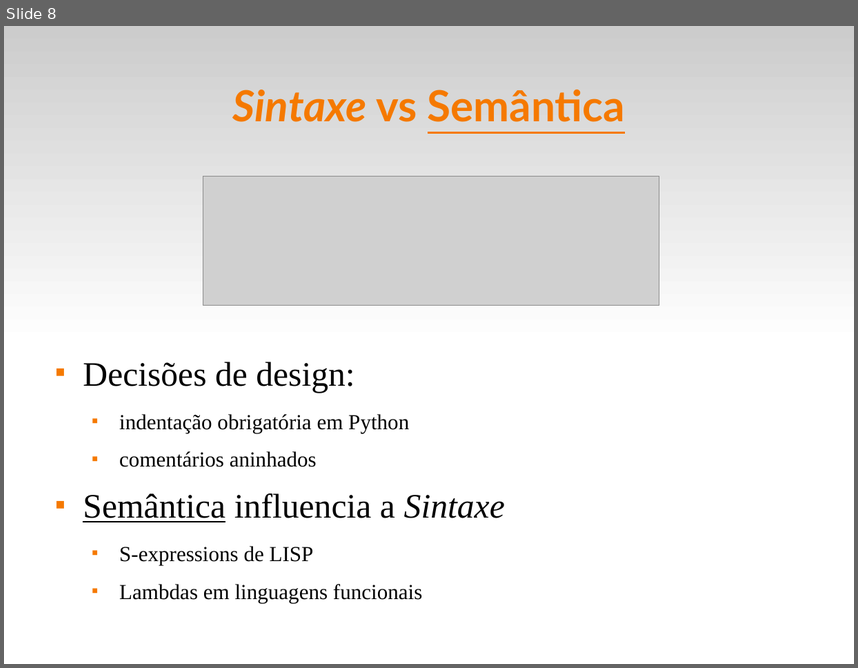
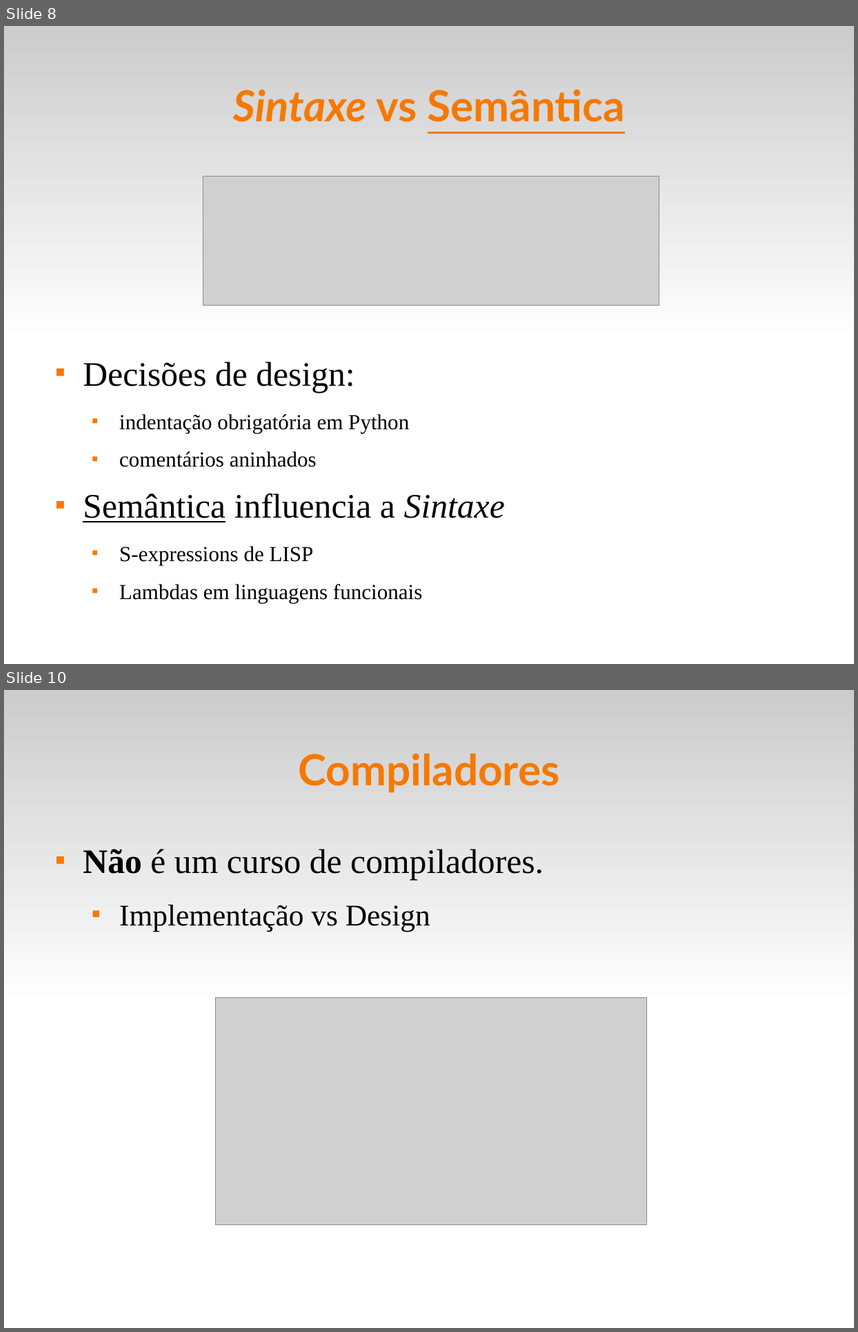
Before and after one commit to fsantanna-uerj/EDL, a slide deck: edl.odp. Shown one above the other, each under a label of ours: slide 8 before the commit, slides 8 and 10 after it; the slides between them are not shown. The pictures are 858x668 and 858x1332 pixels, drawn with LibreOffice and Linux fonts; fonts in the diff are those of the drawing; grey boxes stand for pictures. Boxes give left, top, right and bottom in pixels: in the first picture for what was removed or moved away, otherwise in the second. Text is boxed around its words. In the diff, an @@ line names an element or a change of style, - is before the commit and + after.

```diff
--- a/edl.odp
+++ b/edl.odp
@@ slide 10 added at [4,690,854,1328], background #FFFFFF; not listed: 1 template element that a slide beside it also shows @@
@@ title added at [298,753,559,793], 40 pt, text #F57900, bold @@
+Compiladores
@@ text added at [83,849,544,931], 32 pt, text #000000 @@
+■ Não é um curso de compiladores.
+  ■ Implementação vs Design
@@ picture added at [216,998,647,1225] @@
```
Also in this commit, not shown: 3 slides changed, 2 other files.
